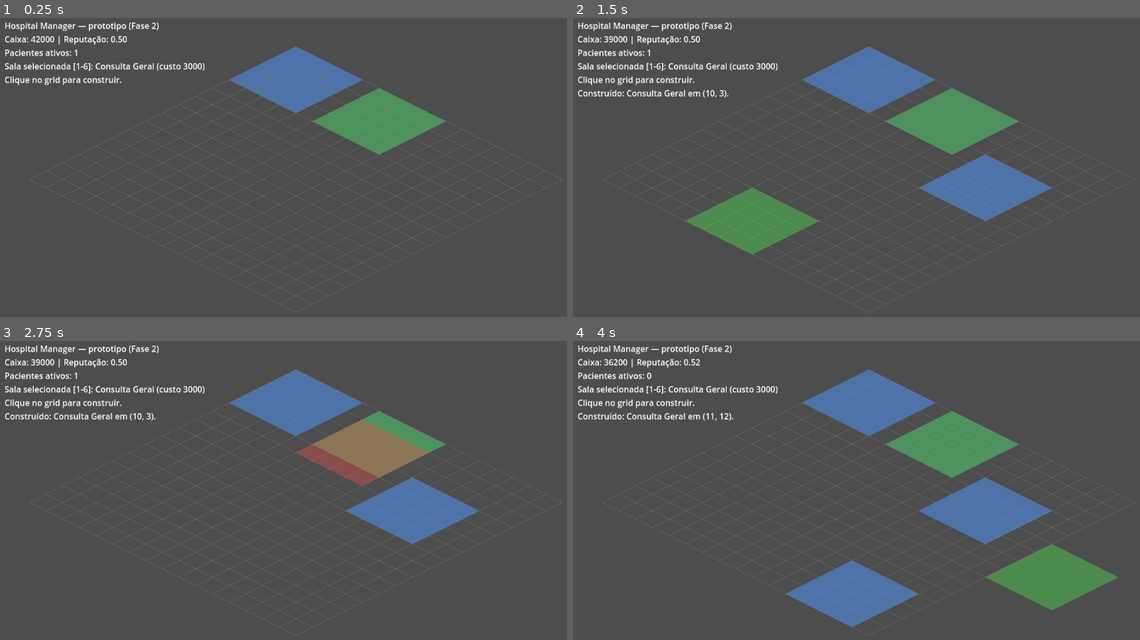
Above: before the commit, frames 1-4 (two rows, left to right).
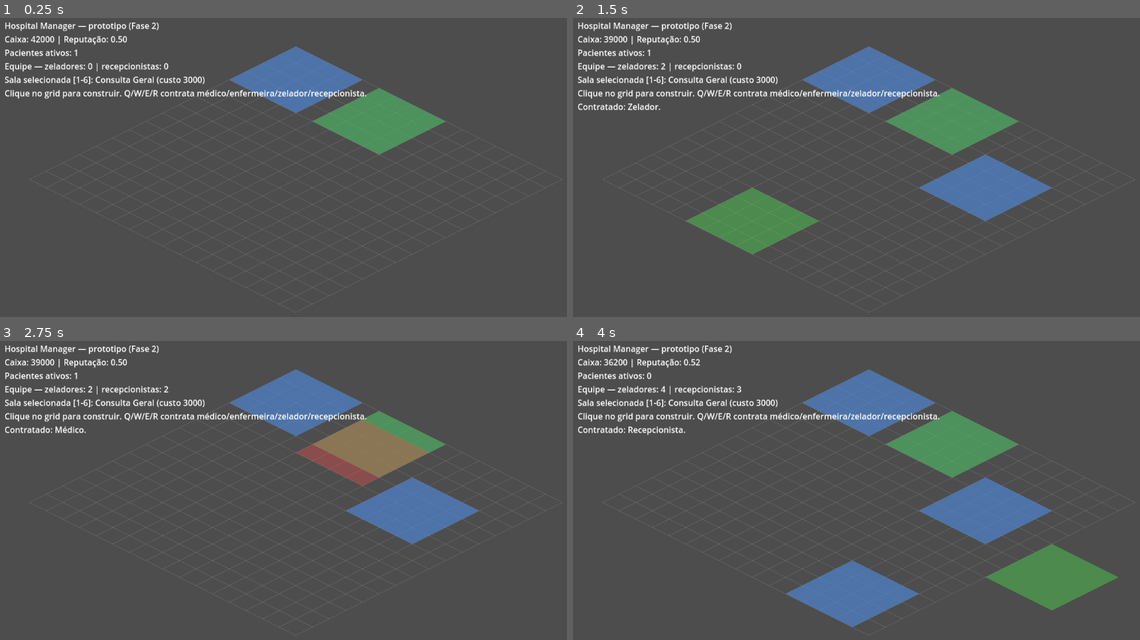
Above: after the commit, the same moments.

Repository: foxtecnologiaonline/Hospital-manager-game
Game: Godot game, scene res://src/presentation/main.tscn
Two runs of this game, one before a commit and one after it. Both use one fixed random seed, a clock stepped at 60 frames per second and the inputs below.
Inputs (mouse positions are in pixels of both pictures, inside the frame that each line leads up to):
- Up to frame 1 (0.25 s): no input
- Up to frame 2 (1.5 s): tap Enter at 0.5 s; move the mouse to (998, 161) at 0.52 s; hold W 0.53-1.28 s; tap Q at 0.6 s; click (998, 161) at 0.67 s; tap E at 0.8, 1.35 s; tap Space at 1.25 s; move the mouse to (748, 197) at 1.27 s
- Up to frame 3 (2.75 s): tap R at 1.55, 2.1 s; tap Enter at 2 s; move the mouse to (357, 427) at 2.02 s; hold W from 2.03 s (still down); tap Q at 2.3 s
- Up to frame 4 (4 s): tap Space at 2.75 s; move the mouse to (839, 571) at 2.77 s; tap Q at 2.85 s; click (839, 571) at 2.92 s; tap E at 3.05, 3.6 s; tap Enter at 3.5 s; move the mouse to (1049, 553) at 3.52 s; release W at 3.53 s; tap R at 3.8 s

The runs differ from the first frame. In frame 1, 1.7% of the frame differs, in the area x 0-65%, y 15-28%; in frame 2, 1.9%; in frame 3, 1.9%; in frame 4, 2.0%, in the area x 0-65%, y 15-32%.

Commit message:
feat: give handyman and receptionist real gameplay effects
Continua a Fase 2: zelador e recepcionista deixam de ser só dados no
catálogo e passam a afetar a simulação.

- Room.wear: desgaste acumulado por uso de uma sala de tratamento.
  Sem manutenção, reduz a chance de cura (HospitalSimulation.
  _room_wear_multiplier) — mas só após ROOM_WEAR_FREE_USES sessões de
  uso, para não introduzir aleatoriedade nos testes já existentes que
  usam cada sala poucas vezes.
- HospitalSimulation._apply_handyman_maintenance: contratar ao menos
  um zelador reduz o desgaste de todas as salas, 1 ponto por tick.
- HospitalSimulation._apply_untreated_risk: contratar ao menos uma
  recepcionista reduz à metade o risco de piora de pacientes que
  ainda não foram atendidos.
- Ambos os efeitos são globais (não exigem alocação a uma sala própria
  neste modelo simplificado) via o novo helper _has_staff_role.
- main.gd: teclas Q/W/E/R contratam médico/enfermeira/zelador/
  recepcionista no protótipo; HUD mostra quantos zeladores e
  recepcionistas estão contratados.
- game/tests/run_tests.gd: dois novos testes determinísticos
  (_test_handyman_reduces_room_wear,
  _test_receptionist_halves_untreated_risk), escolhidos para não
  depender de randf() e não afetar os testes anteriores.
- docs/ESCOPO.md e README.md atualizados.

Como sempre nesta sessão: escrito e revisado manualmente, sem acesso
ao binário do Godot para executar de fato. A validação real continua
pendente e crescendo em importância.

Co-Authored-By: Claude Sonnet 5 <noreply@anthropic.com>
Claude-Session: https://claude.ai/code/session_01V3ZMPbZQyeCUQRuzDhaMcM

Diff:
--- a/game/src/presentation/main.gd
+++ b/game/src/presentation/main.gd
@@ -8,6 +8,10 @@
 ## docs/ESCOPO.md): teclas 1–6 selecionam o tipo de sala a construir
 ## (na ordem definida em game/content/rooms.json); clique esquerdo constrói
 ## a sala selecionada na célula sob o cursor, se a posição for válida.
+## Teclas Q/W/E/R contratam médico/enfermeira/zelador/recepcionista — mas só
+## zelador e recepcionista têm efeito sem UI de alocação (são cargos
+## "globais" neste modelo simplificado; médico/enfermeira ainda precisam
+## ser alocados a uma sala por código, só os 2 iniciais o são).
 
 const TICK_INTERVAL: float = 1.0
 const PATIENT_SPAWN_INTERVAL: float = 4.0
@@ -78,6 +82,8 @@
 			selected_room_definition_id = room_definition_order[index]
 			status_message = ""
 			_update_hover()
+		else:
+			_handle_hire_shortcut(event.keycode)
 	elif event is InputEventMouseMotion:
 		_update_hover()
 	elif event is InputEventMouseButton and event.pressed and event.button_index == MOUSE_BUTTON_LEFT:
@@ -106,6 +112,26 @@
 	_update_hover()
 	_update_hud()
 
+func _handle_hire_shortcut(keycode: int) -> void:
+	var role_id := ""
+	match keycode:
+		KEY_Q:
+			role_id = "doctor"
+		KEY_W:
+			role_id = "nurse"
+		KEY_E:
+			role_id = "handyman"
+		KEY_R:
+			role_id = "receptionist"
+		_:
+			return
+	var role: StaffRole = simulation.staff_roles.get(role_id)
+	if role == null:
+		return
+	simulation.hire_staff(role_id)
+	status_message = "Contratado: %s." % role.display_name
+	_update_hud()
+
 func _spawn_random_patient() -> void:
 	var disease_ids := simulation.diseases.keys()
 	if disease_ids.is_empty():
@@ -123,14 +149,22 @@
 			count += 1
 	return count
 
+func _count_staff_with_role(role_id: String) -> int:
+	var count := 0
+	for staff in simulation.staff_members.values():
+		if staff.role_id == role_id:
+			count += 1
+	return count
+
 func _update_hud() -> void:
 	var definition: RoomDefinition = simulation.room_definitions.get(selected_room_definition_id)
 	var lines := [
 		"Hospital Manager — prototipo (Fase 2)",
 		"Caixa: %d | Reputação: %.2f" % [simulation.economy.cash, simulation.economy.reputation],
 		"Pacientes ativos: %d" % _count_active_patients(),
+		"Equipe — zeladores: %d | recepcionistas: %d" % [_count_staff_with_role("handyman"), _count_staff_with_role("receptionist")],
 		"Sala selecionada [1-%d]: %s (custo %d)" % [room_definition_order.size(), definition.display_name if definition else "?", definition.cost if definition else 0],
-		"Clique no grid para construir.",
+		"Clique no grid para construir. Q/W/E/R contrata médico/enfermeira/zelador/recepcionista.",
 	]
 	if status_message != "":
 		lines.append(status_message)
--- a/game/src/presentation/main.tscn
+++ b/game/src/presentation/main.tscn
@@ -16,5 +16,5 @@
 
 [node name="StatusLabel" type="Label" parent="HUD"]
 position = Vector2(16, 16)
-size = Vector2(520, 160)
+size = Vector2(560, 200)
 text = "Carregando..."
--- a/game/src/simulation/hospital_simulation.gd
+++ b/game/src/simulation/hospital_simulation.gd
@@ -27,6 +27,16 @@
 var _next_room_id: int = 1
 var _next_staff_id: int = 1
 var _next_patient_id: int = 1
+
+# Parâmetros do desgaste de sala (ver _resolve_treatment e
+# _apply_handyman_maintenance). "Usos livres" evita que o desgaste afete a
+# primeira sessão de uso de uma sala nova — só degrada com uso sustentado
+# sem manutenção.
+const ROOM_WEAR_FREE_USES: float = 2.0
+const ROOM_WEAR_PENALTY_PER_USE: float = 0.1
+const ROOM_WEAR_MIN_MULTIPLIER: float = 0.5
+const HANDYMAN_WEAR_REDUCTION_PER_TICK: float = 1.0
+const RECEPTIONIST_RISK_MULTIPLIER: float = 0.5
 
 func _init(content: Dictionary) -> void:
 	for entry in content.get("diseases", []):
@@ -117,12 +127,31 @@
 	return patient
 
 ## Avança a simulação em um passo discreto: libera salas cujo atendimento
-## terminou, tenta alocar pacientes em espera a salas livres e aplica o
-## risco de ficar sem tratamento aos pacientes ainda em espera.
+## terminou, tenta alocar pacientes em espera a salas livres, aplica o
+## risco de ficar sem tratamento aos pacientes ainda em espera (reduzido
+## por recepcionistas contratados) e aplica a manutenção de zeladores
+## contratados (reduz o desgaste acumulado das salas).
 func tick() -> void:
 	_resolve_finished_services()
 	_assign_waiting_patients()
 	_apply_untreated_risk()
+	_apply_handyman_maintenance()
+
+## Verifica se há ao menos um membro de equipe contratado com o cargo dado,
+## independente de estar alocado a alguma sala. Usado para efeitos globais
+## de cargos como zelador e recepcionista, que neste modelo simplificado
+## não exigem uma sala própria.
+func _has_staff_role(role_id: String) -> bool:
+	for staff in staff_members.values():
+		if staff.role_id == role_id:
+			return true
+	return false
+
+func _apply_handyman_maintenance() -> void:
+	if not _has_staff_role("handyman"):
+		return
+	for room in placed_rooms.values():
+		room.wear = max(0.0, room.wear - HANDYMAN_WEAR_REDUCTION_PER_TICK)
 
 func _resolve_finished_services() -> void:
 	for room in placed_rooms.values():
@@ -147,13 +176,14 @@
 			_try_assign_room(patient, _find_free_room_for(patient, "treatment"))
 
 func _apply_untreated_risk() -> void:
+	var risk_multiplier := RECEPTIONIST_RISK_MULTIPLIER if _has_staff_role("receptionist") else 1.0
 	for patient in patients.values():
 		if patient.stage != Patient.Stage.QUEUED and patient.stage != Patient.Stage.AWAITING_TREATMENT:
 			continue
 		var disease: Disease = diseases.get(patient.disease_id)
 		if disease == null:
 			continue
-		patient.health -= disease.untreated_risk_per_tick
+		patient.health -= disease.untreated_risk_per_tick * risk_multiplier
 		if patient.health <= 0.0:
 			patient.health = 0.0
 			patient.stage = Patient.Stage.DECEASED
@@ -184,6 +214,8 @@
 	var role: StaffRole = staff_roles.get(staff.role_id) if staff else null
 	var skill: float = role.base_skill if role else 0.5
 	var cure_chance: float = clamp(disease.base_cure_chance * (0.5 + skill), 0.0, 1.0) if disease else 0.0
+	cure_chance = clamp(cure_chance * _room_wear_multiplier(room), 0.0, 1.0)
+	room.wear += 1.0
 
 	if randf() < cure_chance:
 		patient.stage = Patient.Stage.DISCHARGED
@@ -200,3 +232,10 @@
 		economy.adjust_reputation(-0.05)
 	else:
 		patient.stage = Patient.Stage.QUEUED
+
+## Penalidade multiplicativa na chance de cura por desgaste acumulado sem
+## manutenção. As primeiras ROOM_WEAR_FREE_USES sessões de uso não sofrem
+## penalidade — só degrada com uso sustentado sem um zelador contratado.
+func _room_wear_multiplier(room: Room) -> float:
+	var effective_wear: float = max(0.0, room.wear - ROOM_WEAR_FREE_USES)
+	return clamp(1.0 - effective_wear * ROOM_WEAR_PENALTY_PER_USE, ROOM_WEAR_MIN_MULTIPLIER, 1.0)
--- a/game/src/simulation/room.gd
+++ b/game/src/simulation/room.gd
@@ -13,6 +13,11 @@
 var assigned_staff_id: int = -1
 var occupant_patient_id: int = -1
 
+## Desgaste acumulado por uso (sem manutenção, reduz a chance de cura em
+## tratamentos — ver HospitalSimulation._resolve_treatment). Zelados por um
+## zelador contratado, independente de sala (ver _apply_handyman_maintenance).
+var wear: float = 0.0
+
 func _init(p_room_id: String, p_definition_id: String, p_position: Vector2i, p_size: Vector2i) -> void:
 	room_id = p_room_id
 	definition_id = p_definition_id
--- a/game/tests/run_tests.gd
+++ b/game/tests/run_tests.gd
@@ -11,6 +11,8 @@
 	failures += _test_room_requires_matching_staff_role()
 	failures += _test_two_patients_contend_for_rooms()
 	failures += _test_room_placement_validation()
+	failures += _test_handyman_reduces_room_wear()
+	failures += _test_receptionist_halves_untreated_risk()
 
 	if failures == 0:
 		print("OK — todos os testes passaram.")
@@ -156,3 +158,50 @@
 
 	print("  [OK] test_room_placement_validation")
 	return 0
+
+## Garante que o desgaste de uma sala só diminui quando há um zelador
+## contratado (efeito global, sem precisar de alocação a uma sala).
+func _test_handyman_reduces_room_wear() -> int:
+	var simulation := HospitalSimulation.new(_make_test_content())
+	var room := simulation.add_room("test_treat", Vector2i(0, 0), Vector2i(3, 3))
+	room.wear = 5.0
+
+	simulation.tick()
+	if not is_equal_approx(room.wear, 5.0):
+		print("  [FALHA] test_handyman_reduces_room_wear — desgaste mudou sem zelador contratado (%.2f)" % room.wear)
+		return 1
+
+	simulation.hire_staff("handyman")
+	simulation.tick()
+	if not is_equal_approx(room.wear, 4.0):
+		print("  [FALHA] test_handyman_reduces_room_wear — esperado 4.0 após manutenção, obtido %.2f" % room.wear)
+		return 1
+
+	print("  [OK] test_handyman_reduces_room_wear")
+	return 0
+
+## Garante que uma recepcionista contratada reduz à metade o risco de
+## piora de pacientes que ainda não foram atendidos.
+func _test_receptionist_halves_untreated_risk() -> int:
+	var simulation := HospitalSimulation.new(_make_test_content())
+	var disease: Disease = simulation.diseases["test_disease"]
+	disease.untreated_risk_per_tick = 0.1
+	# Sem nenhuma sala construída, o paciente fica preso em QUEUED —
+	# isso isola o efeito do risco por falta de atendimento.
+	var patient := simulation.spawn_patient("test_disease")
+
+	simulation.tick()
+	var health_before_receptionist := patient.health
+	if not is_equal_approx(health_before_receptionist, 0.9):
+		print("  [FALHA] test_receptionist_halves_untreated_risk — saúde esperada 0.90 sem recepcionista, obtida %.3f" % health_before_receptionist)
+		return 1
+
+	simulation.hire_staff("receptionist")
+	simulation.tick()
+	var drop_with_receptionist := health_before_receptionist - patient.health
+	if not is_equal_approx(drop_with_receptionist, 0.05):
+		print("  [FALHA] test_receptionist_halves_untreated_risk — queda esperada 0.05 com recepcionista, obtida %.3f" % drop_with_receptionist)
+		return 1
+
+	print("  [OK] test_receptionist_halves_untreated_risk")
+	return 0
Not shown, changed: README.md
Not shown, changed: docs/ESCOPO.md
